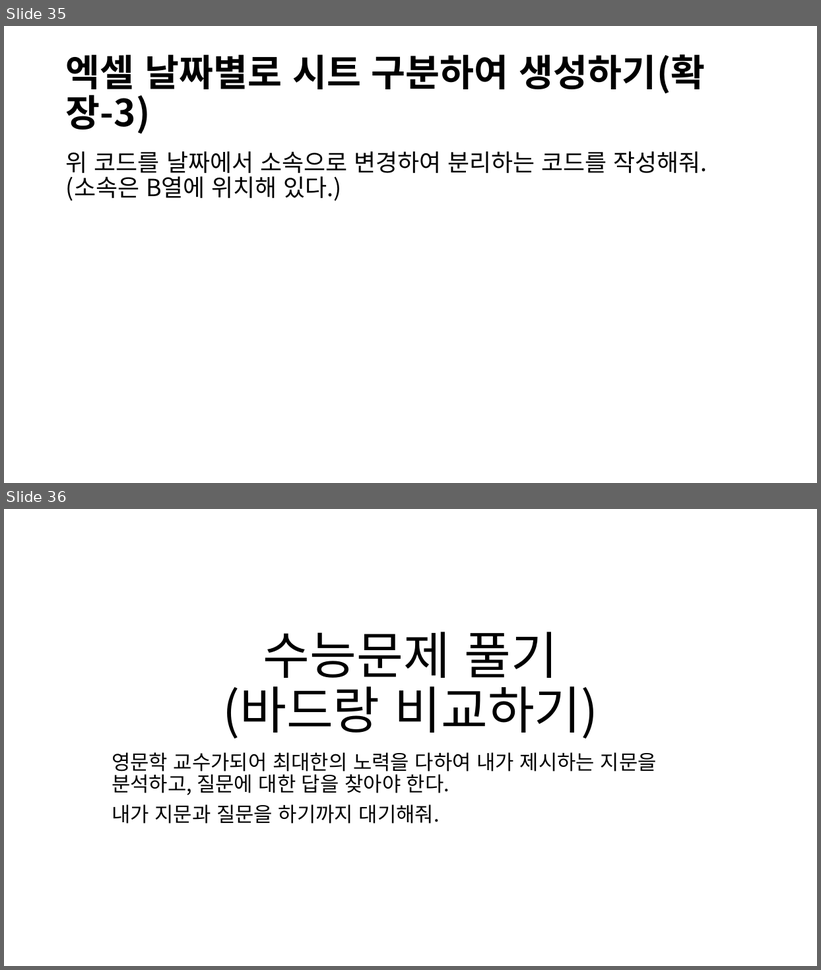
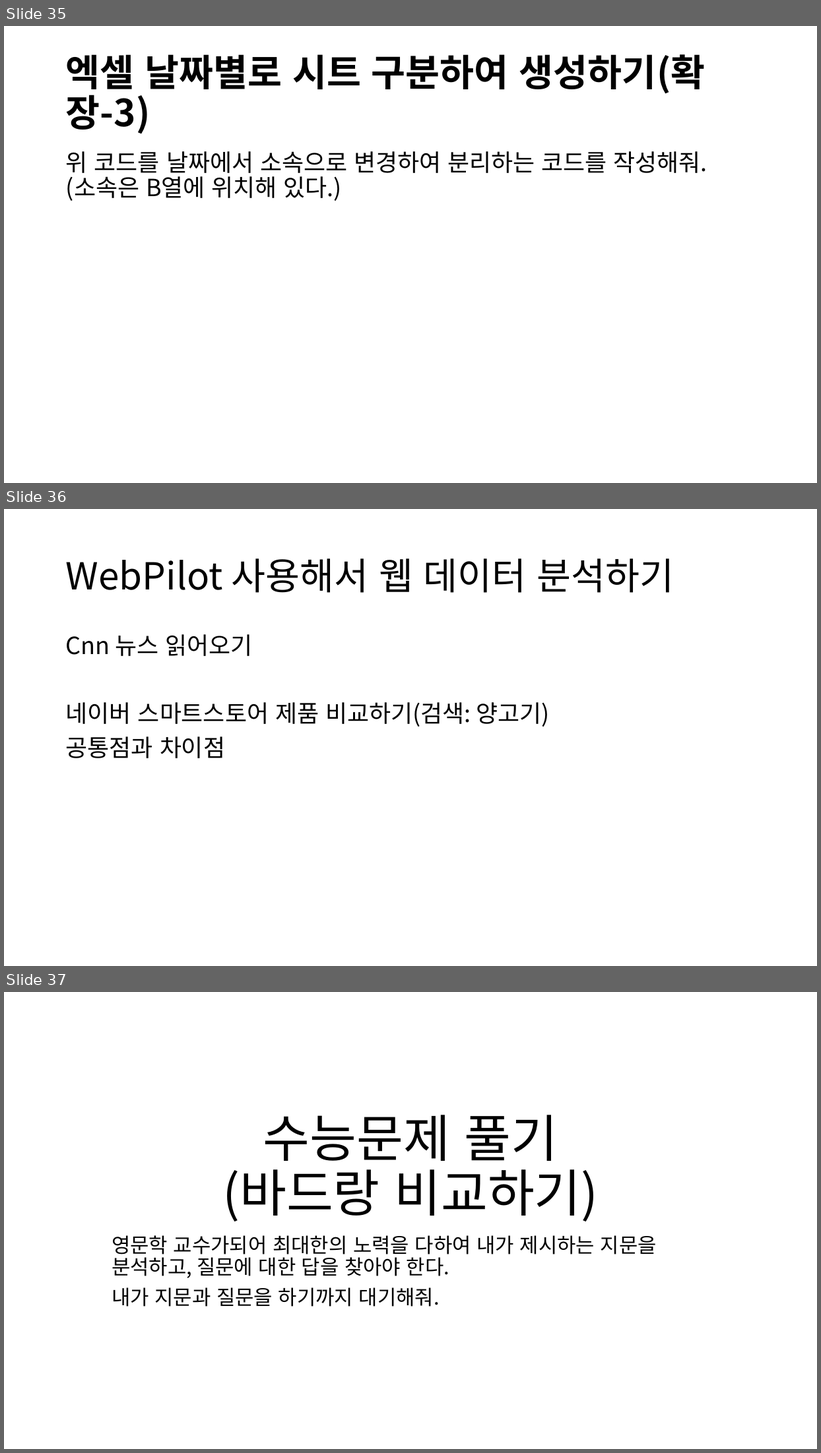
Before and after one commit to lolsaless/Python, a slide deck: 프롬프트 실습.pptx. Shown one above the other, each under a label of ours: slides 35 and 36 before the commit, slides 35, 36 and 37 after it. The pictures are 821x970 and 821x1453 pixels, drawn with LibreOffice and Linux fonts; fonts in the diff are those of the drawing. Boxes give left, top, right and bottom in pixels: in the first picture for what was removed or moved away, otherwise in the second. Text is boxed around its words. In the diff, an @@ line names an element or a change of style, - is before the commit and + after.

```diff
--- a/프롬프트 실습.pptx
+++ b/프롬프트 실습.pptx
@@ slide 36 added at <box>4,509,817,966</box>, background #FFFFFF @@
@@ title added at <box>66,559,675,593</box>, 44 pt, text #000000 @@
+WebPilot 사용해서 웹 데이터 분석하기
@@ text added at <box>66,634,549,758</box>, 28 pt, text #000000 @@
+Cnn 뉴스 읽어오기
+네이버 스마트스토어 제품 비교하기(검색: 양고기)
+공통점과 차이점
@@ what was slide 36 is now slide 37 @@
```
